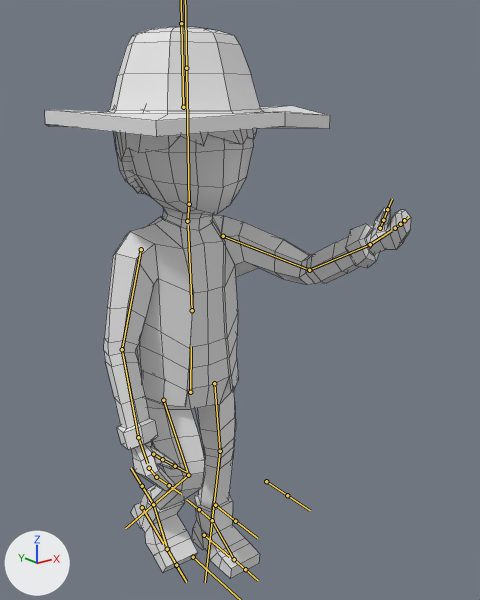
Before and after pictures for a commit that changed the FBX model OutofLight/Assets/Graphics/PlayerCharacter/Dave med lykta.fbx.
Both versions are drawn from a 50 mm camera at (-0.96, -1.441, 1.368) aimed at (0.101, -0.115, 0.837). The axes (+X, +Y, +Z) are drawn at lower left. The lights are the same throughout. Both versions are drawn at frame 1 of the action 'Armature|Walk'; the numbers are the values there. The bones that bend it are drawn over the model as lines. Mesh edges are drawn as thin lines.

In view in the first picture: 'Character'.
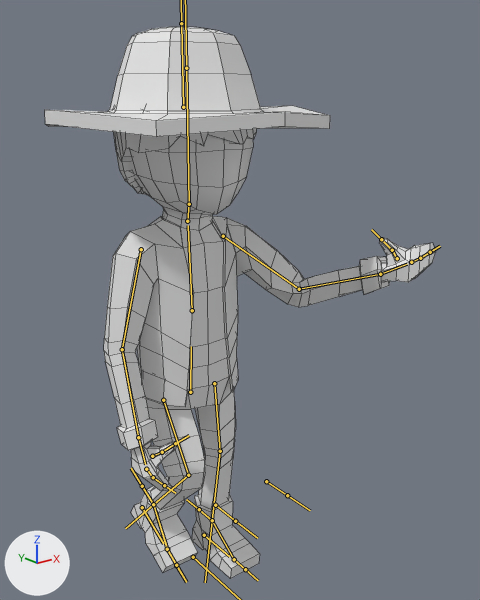
What changed in the scene script:
```text
Change bone_upper_arm_l:
    where bone_upper_arm_l = bpy.data.objects['Armature'].pose.bones['Upper Arm.L']  # child of 'Chest'
    bone_upper_arm_l.rotation_quaternion: (0.849, 0.251, 0.296, -0.358) -> (0.877, -0.112, -0.137, -0.447)  # degrees (17, 43, -39) -> degrees (-5, -20, -53)
Change bone_lower_arm_l:
    where bone_lower_arm_l = bpy.data.objects['Armature'].pose.bones['Lower Arm.L']  # child of 'Upper Arm.L'
    bone_lower_arm_l.rotation_quaternion: (0.788, 0.446, -0.348, -0.243) -> (0.895, 0.181, -0.325, -0.246)  # degrees (68, -19, -47) -> degrees (34, -30, -40)
Change bone_hand_l:
    where bone_hand_l = bpy.data.objects['Armature'].pose.bones['Hand.L']  # child of 'Lower Arm.L'
    bone_hand_l.rotation_quaternion: (0.951, 0.047, -0.293, 0.082) -> (1.0, 0.0, 0.0, 0.0)  # degrees (3, -34, 9) -> degrees (0, 0, 0)
Change bone_thumb01_l:
    where bone_thumb01_l = bpy.data.objects['Armature'].pose.bones['Thumb01.L']  # child of 'Hand.L'
    bone_thumb01_l.rotation_quaternion: (0.81, -0.28, -0.209, 0.472) -> (1.0, 0.0, 0.0, 0.0)  # degrees (-41, -4, 62) -> degrees (0, 0, 0)
Change bone_thumb02_l:
    where bone_thumb02_l = bpy.data.objects['Armature'].pose.bones['Thumb02.L']  # child of 'Thumb01.L'
    bone_thumb02_l.rotation_quaternion: (0.987, -0.102, -0.1, 0.07) -> (1.0, 0.0, 0.0, 0.0)  # degrees (-13, -11, 9) -> degrees (0, 0, 0)
Change bone_hand_r:
    where bone_hand_r = bpy.data.objects['Armature'].pose.bones['Hand.R']  # child of 'Lower Arm.R'
    bone_hand_r.rotation_quaternion: (0.996, 0.07, -0.001, 0.063) -> (1.0, 0.0, 0.0, 0.0)  # degrees (8, -1, 7) -> degrees (0, 0, 0)
Change bone_thumb01_r:
    where bone_thumb01_r = bpy.data.objects['Armature'].pose.bones['Thumb01.R']  # child of 'Hand.R'
    bone_thumb01_r.rotation_quaternion: (0.845, -0.508, -0.139, -0.092) -> (1.0, 0.0, 0.0, 0.0)  # degrees (-62, -19, -1) -> degrees (0, 0, 0)
```

What differs and where, as boxes (x1, y1, x2, y2) in the pictures (480 x 600 px):
'Character', posed (7% wider): before (45, 27, 411, 579); after (45, 27, 436, 579)
bone 'Upper Arm.L', root to tip: before (223, 236) to (309, 270); after (223, 236) to (299, 289)
bone 'Lower Arm.L', root to tip: before (309, 270) to (370, 244); after (299, 289) to (380, 274)
bone 'Hand.L', root to tip: before (370, 244) to (391, 230); after (380, 274) to (407, 264)
bone 'Thumb01.L', root to tip: before (380, 228) to (383, 220); after (397, 258) to (392, 250)
bone 'Thumb02.L', root to tip: before (383, 220) to (387, 209); after (392, 250) to (381, 239)
bone 'Hand.R', root to tip: before (138, 437) to (147, 463); after (138, 437) to (145, 464)
bone 'Thumb01.R', root to tip: before (153, 454) to (162, 459); after (152, 456) to (162, 452)
